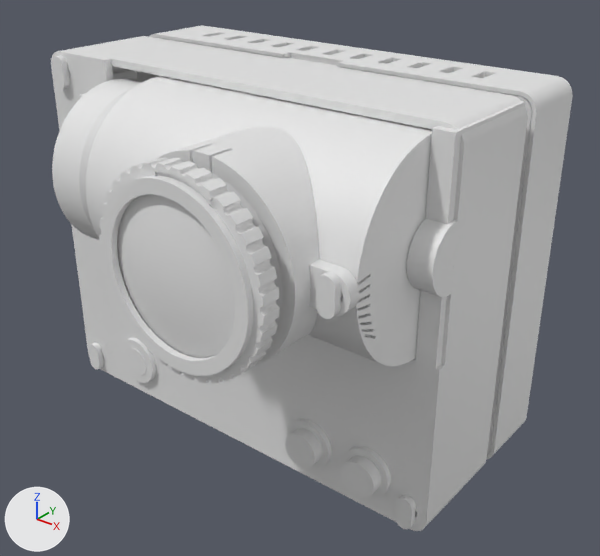
Renders of the glTF model docs/models/clock.glb from each side of a commit.
Rendered twice from a 50 mm camera at (182.1, -233.2, 125.4) aimed at (20.9, -31.7, 0.4). Arrows for +X, +Y and +Z are at lower left; the lights stay in place. The older version comes first.

The first picture shows 'barrel', 'base', 'batt_base', 'batt_plate', 'end_cap', 'lens_cap', 'lens_mount', 'lid', 'ref_alarmbtns__black', 'ref_alarmbtns__led_green', 'ref_lens__glass', 'sleeve' and 5 more.
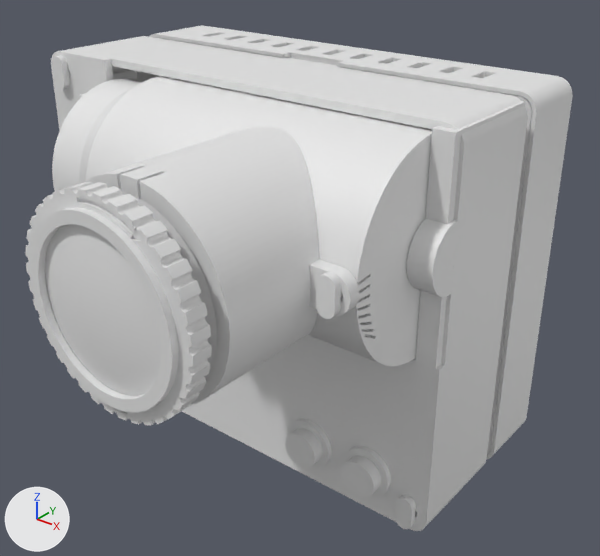
What differs and where, as boxes (x1, y1, x2, y2) in the pictures (600 x 556 px):
'lens_mount', reshaped: before (157, 127, 359, 365); after (85, 127, 359, 405)
'ref_lens__glass', reshaped: before (117, 194, 235, 358); after (45, 224, 161, 396)
'sleeve', reshaped (7% taller): before (99, 158, 283, 384); after (26, 182, 217, 425)
'lens_cap', reshaped: before (101, 176, 253, 376); after (30, 207, 178, 412)
part 1 of me_lens_cap, deleted: before (101, 176, 253, 376)
part 2 of me_lens_cap, added: after (30, 207, 178, 412)
part 3 of me_lens_mount, built on: before (157, 142, 298, 362); after (85, 142, 298, 405)
part 4 of me_ref_lens__glass, deleted: before (117, 194, 235, 358)
part 5 of me_ref_lens__glass, added: after (45, 224, 161, 396)

The edits, one by one:
me_lens_cap is used by ob_lens_cap; location (0.0, 0.0, 0.0).
me_lens_cap had 384 vertices, 768 faces and spanned x 6.8..61.2, y -102.2..-100.2, z 3.2..57.8.
me_lens_cap now has 384 vertices, 768 faces and spans x 8.0..60.0, y -126.2..-124.2, z 4.5..56.5.
me_lens_cap part 1: 384 vertices removed from x 6.8..61.2, y -102.2..-100.2, z 3.2..57.8.
me_lens_cap part 2: 384 vertices added at x 8.0..60.0, y -126.2..-124.2, z 4.5..56.5.
me_lens_mount is used by ob_lens_mount; location (0.0, 0.0, 0.0).
me_lens_mount had 21962 vertices, 43932 faces and spanned x -9.5..77.5, y -88.8..-58.9, z -0.5..61.5.
me_lens_mount now has 45013 vertices, 90033 faces and spans x -9.5..77.5, y -112.8..-58.9, z -0.5..61.5.
me_lens_mount part 3: 234 vertices moved within x 6.4..60.7, y -78.7..-64.6, z 2.8..57.4; 19275 vertices removed from x 3.0..65.0, y -88.8..-64.5, z -0.5..61.5; 42326 vertices added at x 3.0..65.0, y -112.8..-64.5, z -0.5..61.5.
me_ref_lens__glass is used by ob_ref_lens__glass; location (0.0, 0.0, 0.0).
me_ref_lens__glass had 2688 vertices, 5372 faces and spanned x 9.0..59.0, y -102.4..-94.6, z 5.5..55.5.
me_ref_lens__glass now has 2368 vertices, 4732 faces and spans x 10.1..57.8, y -126.2..-118.7, z 6.7..54.3.
me_ref_lens__glass part 4: 2688 vertices removed from x 9.0..59.0, y -102.4..-94.6, z 5.5..55.5.
me_ref_lens__glass part 5: 2368 vertices added at x 10.1..57.8, y -126.2..-118.7, z 6.7..54.3.
me_sleeve is used by ob_sleeve; location (0.0, 0.0, 0.0).
me_sleeve had 17686 vertices, 35372 faces and spanned x 3.5..64.5, y -100.2..-77.2, z 0.0..61.0.
me_sleeve now has 17686 vertices, 35372 faces and spans x 3.5..64.5, y -124.2..-101.2, z 0.0..61.0.
me_sleeve part 6: 17686 of 17686 vertices moved; they spanned x 3.5..64.5, y -100.2..-77.2, z 0.0..61.0 and now span x 3.5..64.5, y -124.2..-101.2, z 0.0..61.0; mean shift (0.0, -24.0, 0.0).
